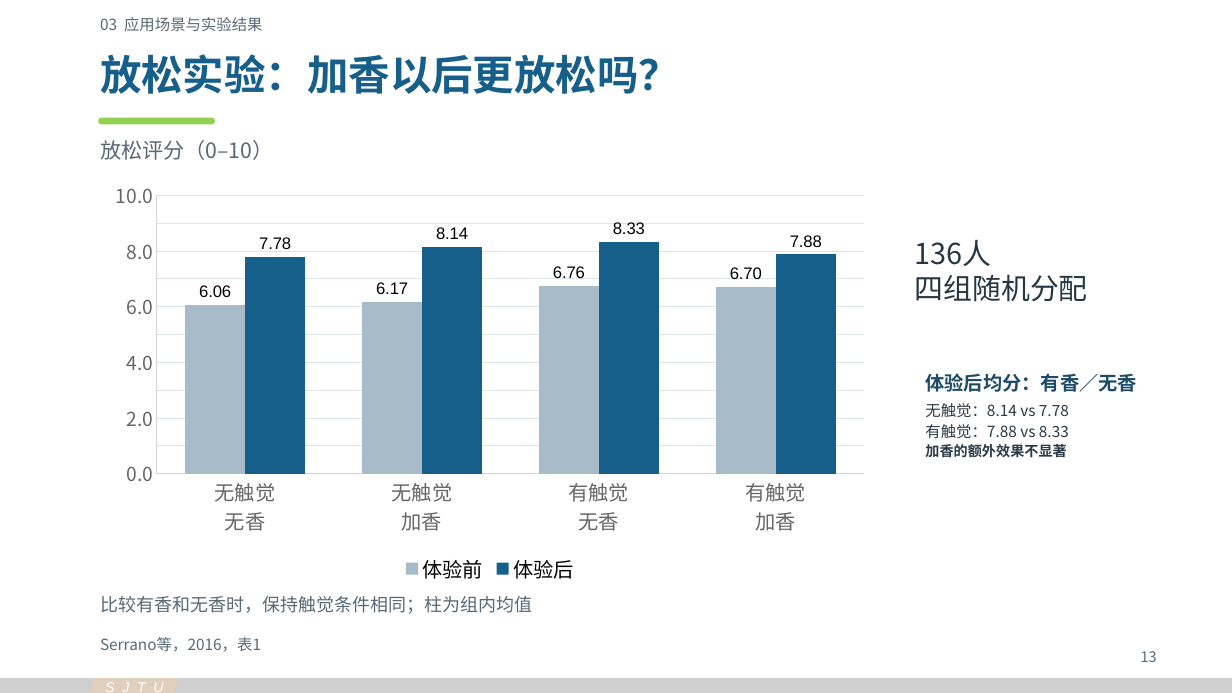
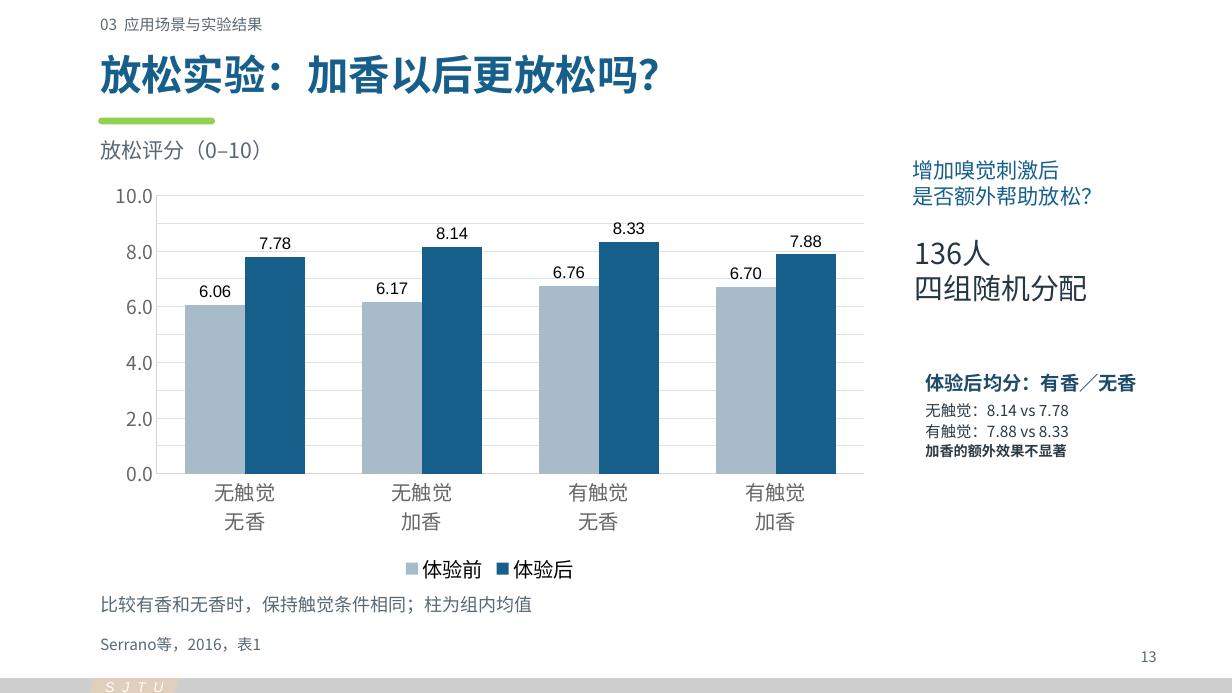
Before and after one commit to Cyh29hao/sjtu-olfaction-vr-2026, a slide deck: slide 3 of release/v3/group-03-applications.pptx. Drawn at 1232x693 pixels with LibreOffice and Linux fonts; fonts in the diff are those of the drawing. Boxes give left, top, right and bottom in pixels: in the first picture for what was removed or moved away, otherwise in the second. Text is boxed around its words. In the diff, an @@ line names an element or a change of style, - is before the commit and + after.

```diff
--- a/release/v3/group-03-applications.pptx
+++ b/release/v3/group-03-applications.pptx
@@ text added at bbox=[912, 160, 1102, 206], 16.5 pt, text #175F8B @@
+增加嗅觉刺激后
+是否额外帮助放松？
```
Also in this commit, not shown: 2 other slides changed, 31 other files.
